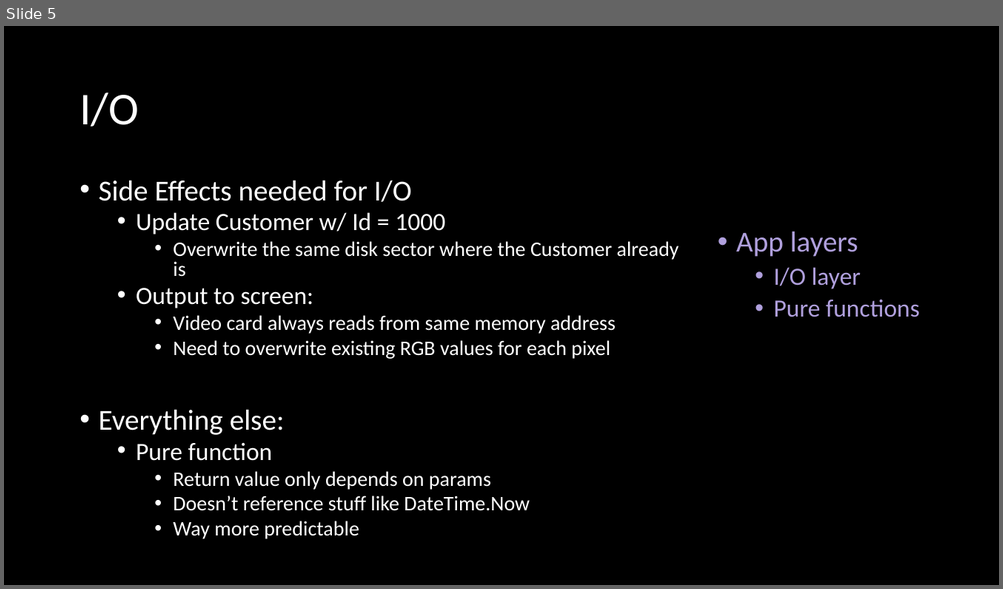
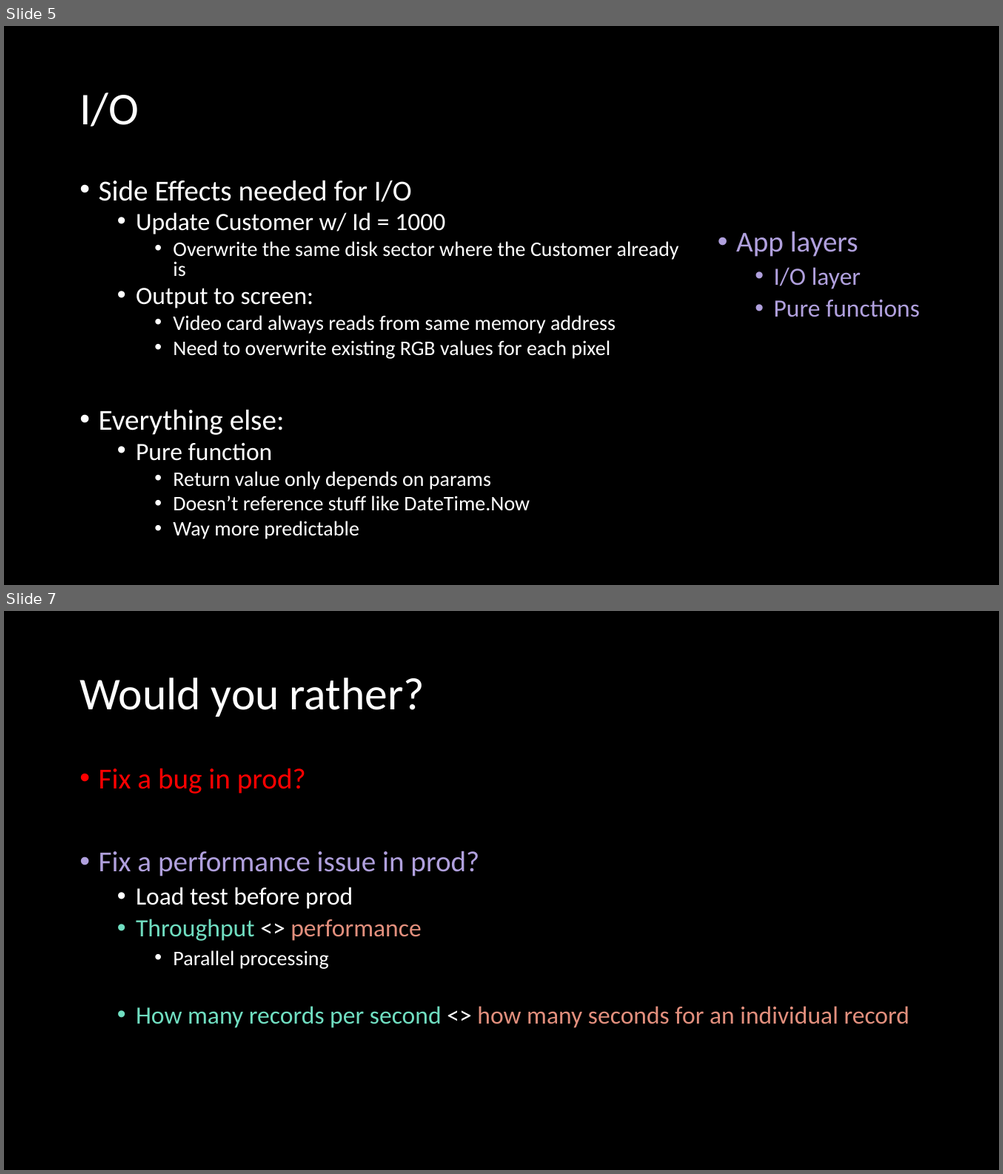
Before and after one commit to jaydpather/FSharpETLDemo, a slide deck: presentations/FSharpETLDemo.pptx. Shown one above the other, each under a label of ours: slide 5 before the commit, slides 5 and 7 after it; the slides between them are not shown. The pictures are 1003x589 and 1003x1174 pixels, drawn with LibreOffice and Linux fonts; fonts in the diff are those of the drawing. Boxes give left, top, right and bottom in pixels: in the first picture for what was removed or moved away, otherwise in the second. Text is boxed around its words. In the diff, an @@ line names an element or a change of style, - is before the commit and + after.

```diff
--- a/presentations/FSharpETLDemo.pptx
+++ b/presentations/FSharpETLDemo.pptx
@@ slide 7 added at box(4, 611, 999, 1170), background #000000 @@
@@ title added at box(79, 678, 425, 717), 44 pt, text #FFFFFF @@
+Would you rather?
@@ text added at box(99, 768, 910, 1028), 24 pt, text #E28F7D @@
+• Fix a bug in prod?
+• Fix a performance issue in prod?
+  • Load test before prod
+  • Throughput <> performance
+    • Parallel processing
+  • How many records per second <> how many seconds for an individual record
```
Also in this commit, not shown: 5 slides changed, 2 other slides added, 13 other files.
